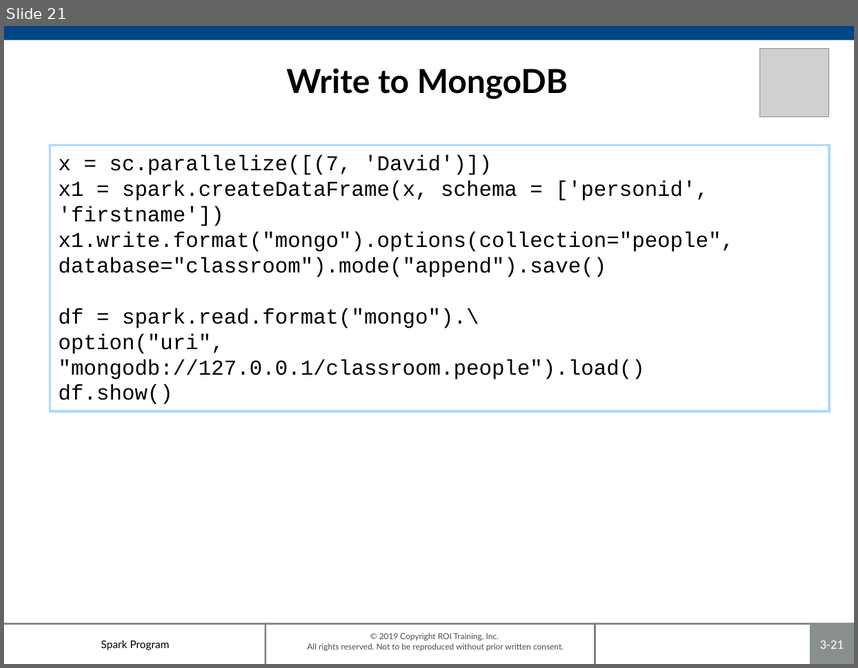
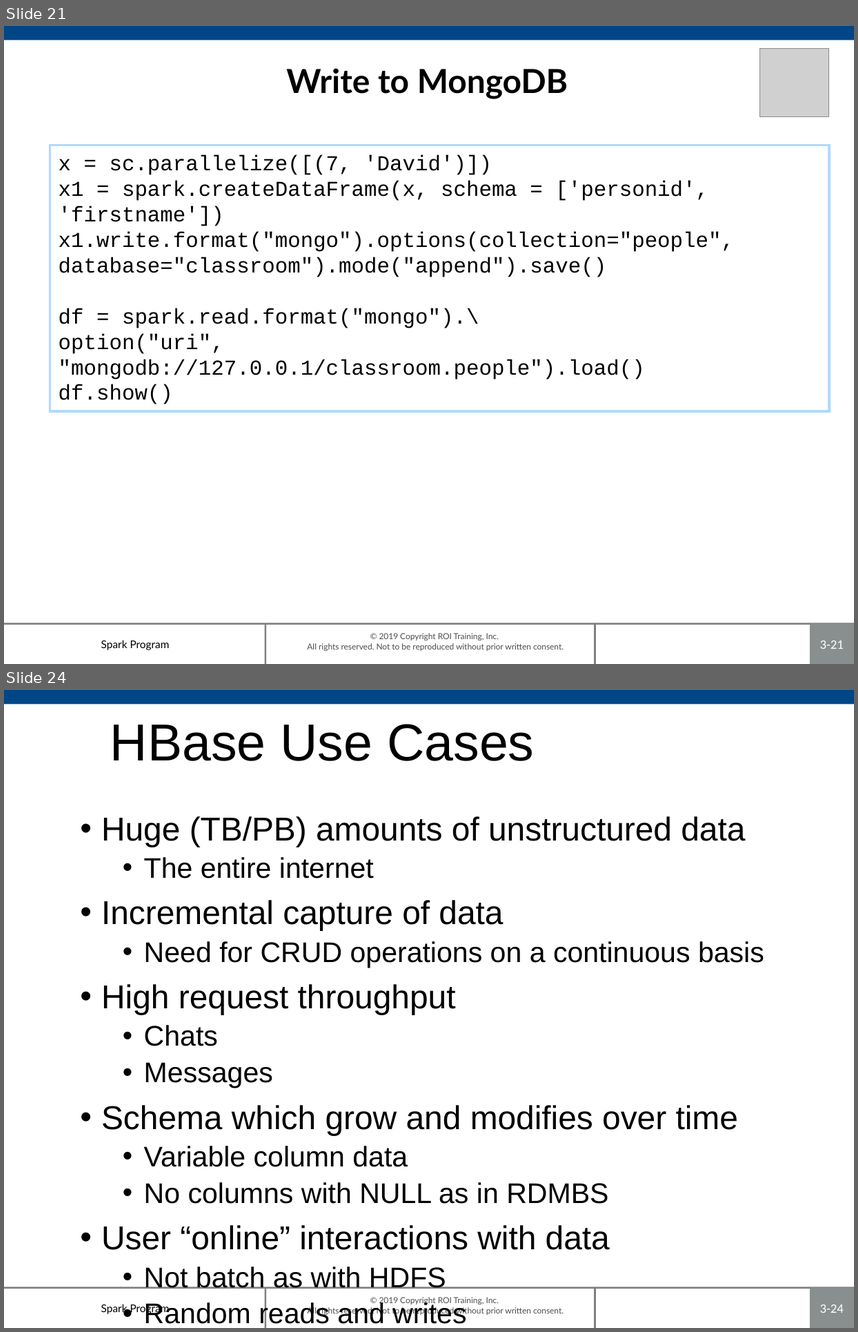
Before and after one commit to roitraining/SparkProgram, a slide deck: Day4/Ch05_NoSQL.pptx. Shown one above the other, each under a label of ours: slide 21 before the commit, slides 21 and 24 after it; the slides between them are not shown. The pictures are 858x668 and 858x1332 pixels, drawn with LibreOffice and Linux fonts; fonts in the diff are those of the drawing; grey boxes stand for pictures; background and template pictures are left out. Boxes give left, top, right and bottom in pixels: in the first picture for what was removed or moved away, otherwise in the second. Text is boxed around its words. In the diff, an @@ line names an element or a change of style, - is before the commit and + after.

```diff
--- a/Day4/Ch05_NoSQL.pptx
+++ b/Day4/Ch05_NoSQL.pptx
@@ slide 24 added at [4,690,854,1328], background #FFFFFF; not listed: 7 template elements that a slide beside it also shows @@
@@ title added at [110,724,534,761], 44 pt, text #000000 @@
+HBase Use Cases
@@ text added at [101,816,764,1328], 24 pt, text #000000 @@
+• Huge (TB/PB) amounts of unstructured data
+  • The entire internet
+• Incremental capture of data
+  • Need for CRUD operations on a continuous basis
+• High request throughput
+  • Chats
+  • Messages
+• Schema which grow and modifies over time
+  • Variable column data
+  • No columns with NULL as in RDMBS
+• User “online” interactions with data
+  • Not batch as with HDFS
+  • Random reads and writes
```
Also in this commit, not shown: 2 other slides added.
